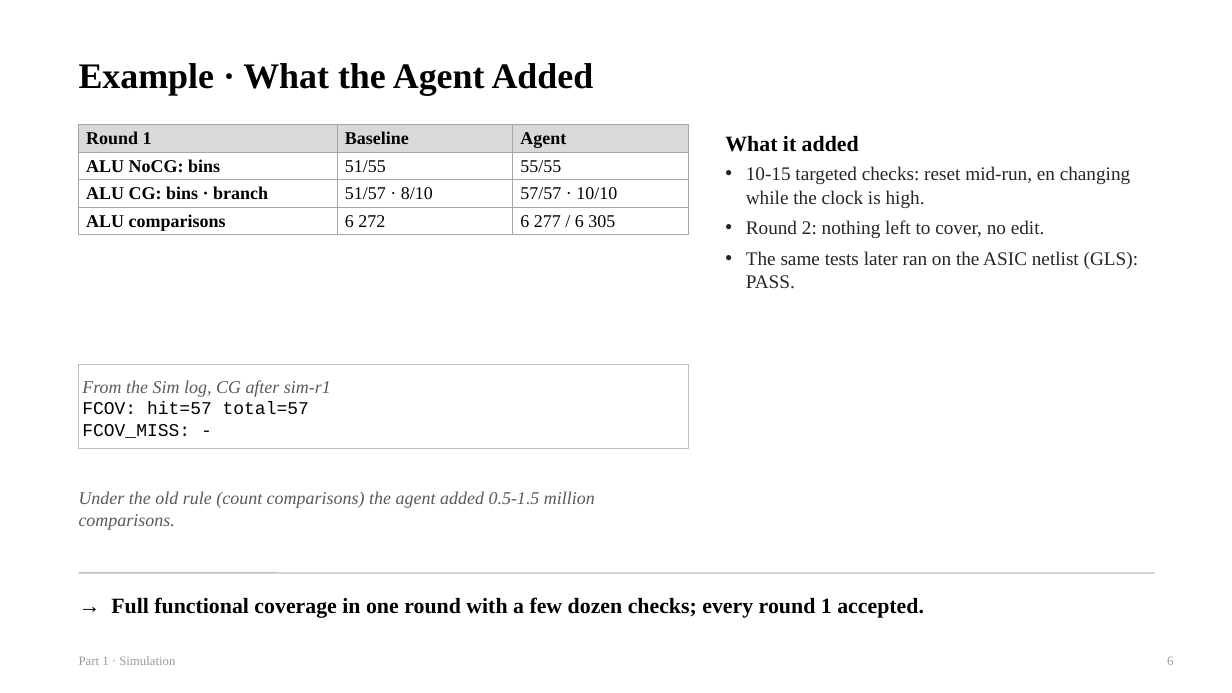
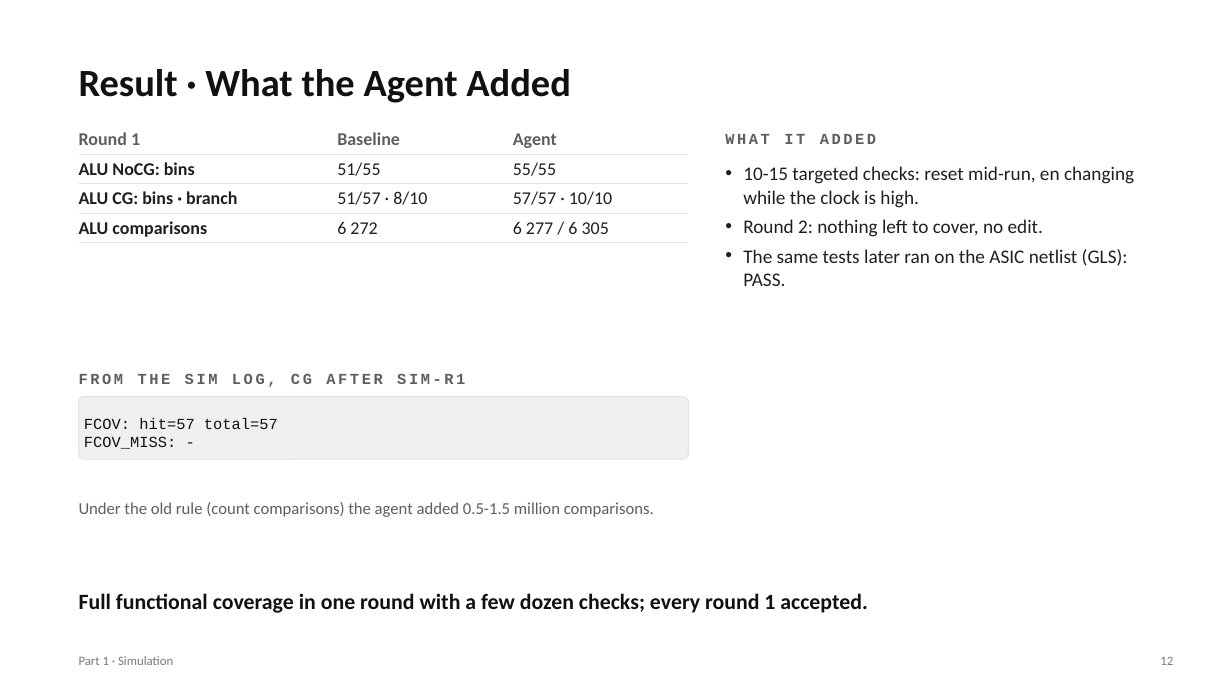
Before and after one commit to chipchip-tech/CHIA-workflow, a slide deck: slide 12 of projects/report/guides/1_Sim.pptx (slide 6 before the commit). Drawn at 1232x693 pixels with LibreOffice and Linux fonts; fonts in the diff are those of the drawing. Boxes give left, top, right and bottom in pixels: in the first picture for what was removed or moved away, otherwise in the second. Text is boxed around its words. In the diff, an @@ line names an element or a change of style, - is before the commit and + after.

```diff
--- a/projects/report/guides/1_Sim.pptx
+++ b/projects/report/guides/1_Sim.pptx
@@ text at (79,69,571,103): text changed; size 28 to 30 pt; font Times New Roman to Calibri; text colour #000000 to #111111 @@
-Example · What the Agent Added
+Result · What the Agent Added
@@ table at (79,125,689,241) @@
@@ fill #D9D9D9 to none in row 1 @@
@@ fill #FFFFFF to none in 9 cells @@
@@ font Times New Roman to Calibri @@
@@ text colour #000000 to #5E5E5E in "Round 1", "Baseline", "Agent" @@
@@ text colour #000000 to #1F1F1F in "ALU NoCG: bins", "51/55", "55/55", "ALU CG: bins · branch" and 5 more places @@
@@ borders changed @@
@@ text at (725,134,876,144): text changed; size 17 to 12 pt; font Times New Roman to Courier New; text colour #000000 to #5E5E5E @@
-What it added
+WHAT IT ADDED
@@ text "10-15 targeted checks: reset mid-run, ..." at (743,166,1134,286): font Times New Roman to Calibri, text colour #262626 to #1F1F1F; indent changed; less space between paragraphs @@
@@ text at (79,373,465,387): text changed; size 14 to 12 pt; text colour #000000 to #5E5E5E; bold on @@
-From the Sim log, CG after sim-r1
-FCOV: hit=57 total=57
-FCOV_MISS: -
+FROM THE SIM LOG, CG AFTER SIM-R1
@@ text "FROM THE SIM LOG, CG ...": place and size @@
-text "FROM THE SIM LOG, CG ..." at (79,365,689,448)
+text "FROM THE SIM LOG, CG ..." at (79,373,465,387)
@@ text "FROM THE SIM LOG, CG ..." at (79,373,465,387): vertical alignment top to middle; outline #BFBFBF 0.75 pt to none @@
@@ rounded rectangle added at (79,396,689,459), fill #F0F0F0, outline #E3E3E3 0.75 pt, 12 pt, text #111111 @@
+FCOV: hit=57 total=57
+FCOV_MISS: -
@@ text "Under the old rule (count ..." at (79,502,654,517): size 14 to 13 pt, font Times New Roman to Calibri, text colour #5A5A5A to #5E5E5E, italic off @@
@@ text at (79,593,868,613): text changed; font Times New Roman to Calibri; text colour #000000 to #111111 @@
-→ Full functional coverage in one round with a few dozen checks; every round 1 accepted.
+Full functional coverage in one round with a few dozen checks; every round 1 accepted.
@@ line removed from (79, 573) to (1155, 573) @@
@@ text "Part 1 · Simulation" at (79,656,173,665): font Times New Roman to Calibri, text colour #9A9A9A to #7A7A7A @@
@@ text at (1160,657,1173,665): text changed; font Times New Roman to Calibri; text colour #9A9A9A to #7A7A7A @@
-6
+12
```
Also in this commit, not shown: 6 other slides changed, 7 slides added, 1 slide removed, 3 other files.
